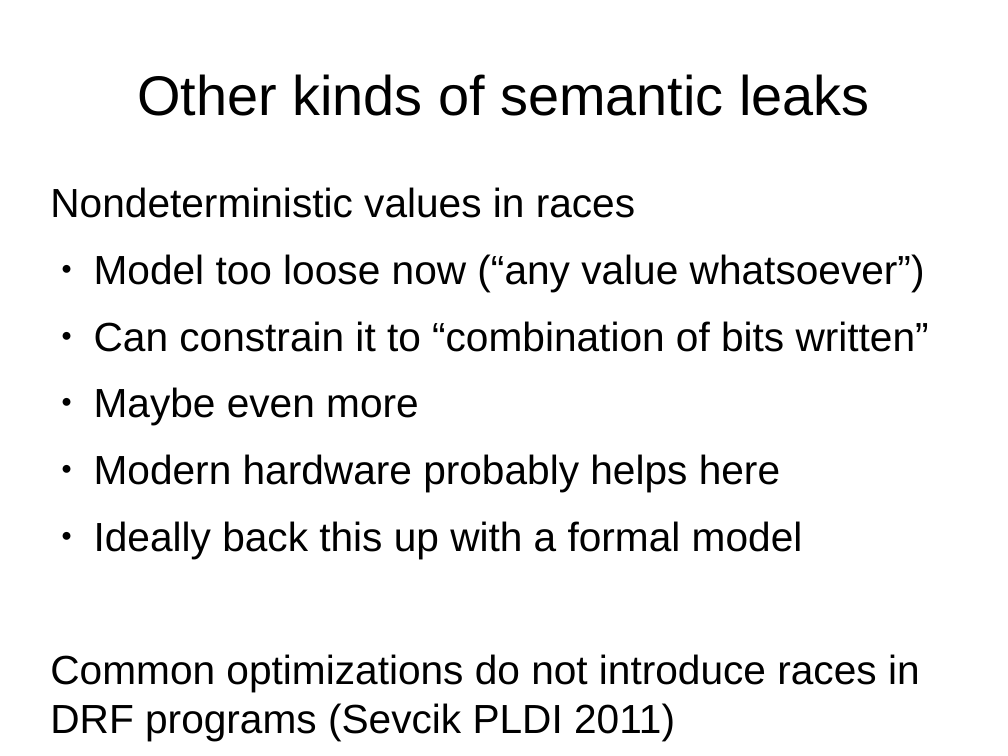
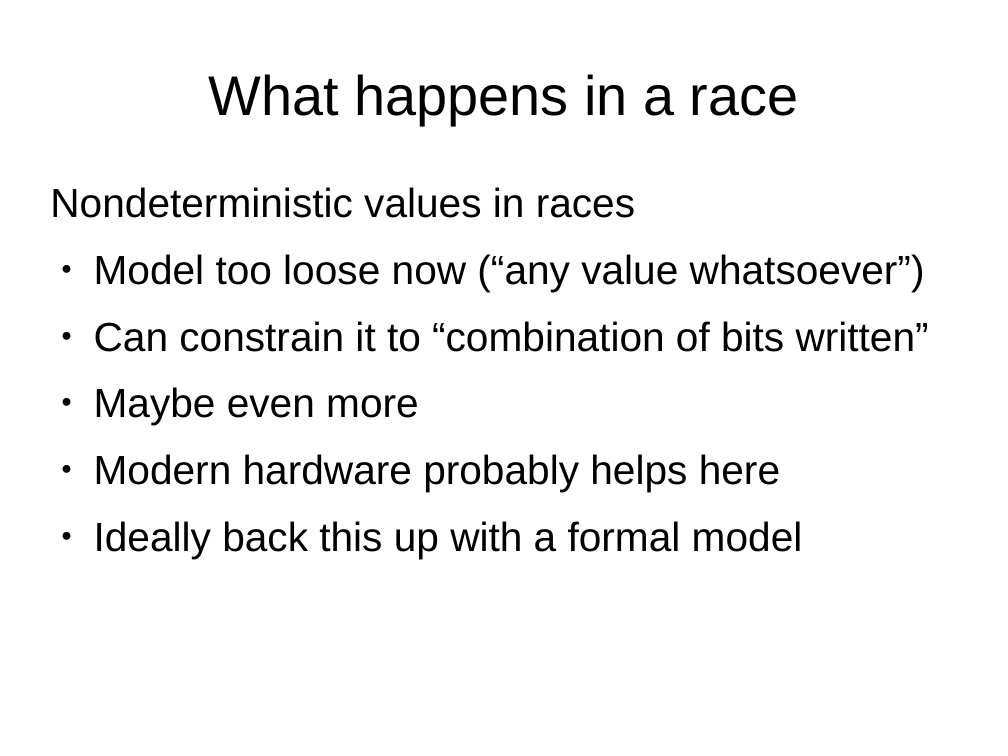
Before and after one commit to tc39/proposal-ecmascript-sharedmem, a slide deck: slide 15 of tc39/sharedmem-mar-2016.odp (slide 13 before the commit). Drawn at 1008x756 pixels with LibreOffice and Linux fonts; fonts in the diff are those of the drawing. Boxes give left, top, right and bottom in pixels: in the first picture for what was removed or moved away, otherwise in the second. Text is boxed around its words. In the diff, an @@ line names an element or a change of style, - is before the commit and + after.

```diff
--- a/tc39/sharedmem-mar-2016.odp
+++ b/tc39/sharedmem-mar-2016.odp
@@ title at <box>209,74,799,125</box>: text changed @@
-Other kinds of semantic leaks
+What happens in a race
@@ text at <box>50,654,920,733</box>: paragraph removed @@
-Common optimizations do not introduce races in DRF programs (Sevcik PLDI 2011)
```
Also in this commit, not shown: 10 other slides changed, 4 slides added, 1 other file.
